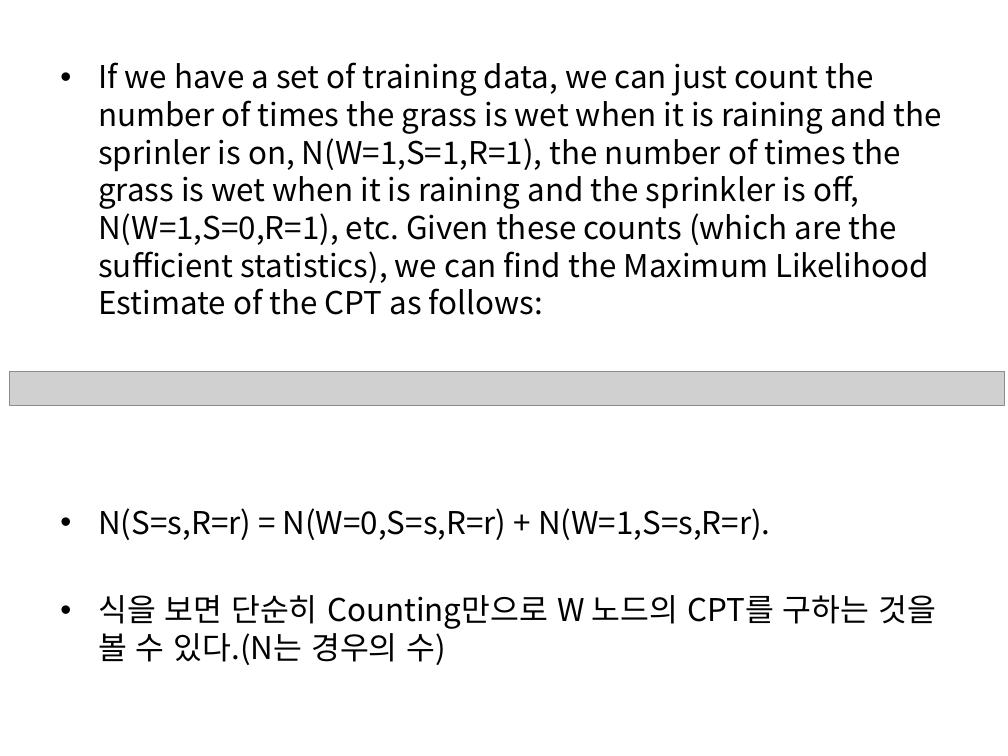
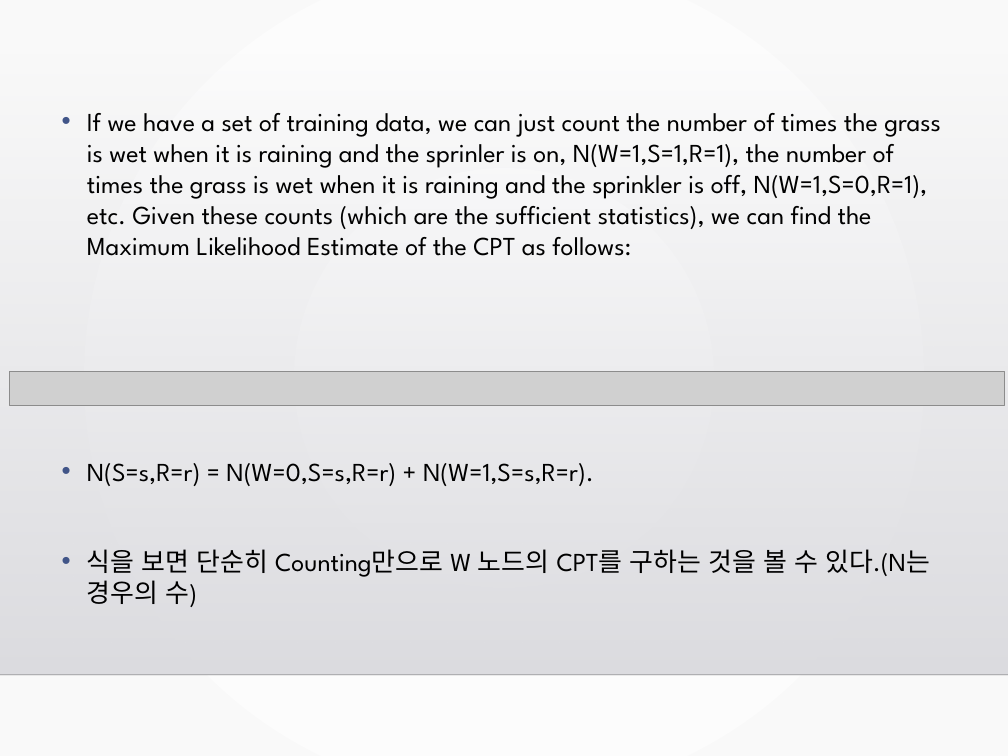
Before and after one commit to LEECHHE/capstone, a slide deck: slide 17 of papers/Bayesian.Network.pptx (slide 18 before the commit). Drawn at 1008x756 pixels with LibreOffice and Linux fonts; fonts in the diff are those of the drawing; grey boxes stand for pictures; background and template pictures are left out. Boxes give left, top, right and bottom in pixels: in the first picture for what was removed or moved away, otherwise in the second. Text is boxed around its words. In the diff, an @@ line names an element or a change of style, - is before the commit and + after.

```diff
--- a/papers/Bayesian.Network.pptx
+++ b/papers/Bayesian.Network.pptx
@@ background #FFFFFF to gradient #FFFFFF to #FAFAFA @@
@@ rectangle added at (0,51,1008,674), fill gradient #DCDCE0 to #DEDEE2 @@
@@ text "If we have a set ...": place and size @@
-text "If we have a set ..." at (98,62,942,665)
+text "If we have a set ..." at (87,113,941,607)
@@ text "If we have a set ..." at (87,113,941,607): size 22.4 to 18.5 pt, font Noto Sans CJK KR to League Spartan; indent changed; more space between paragraphs @@
@@ line added from (0, 674) to (1008, 674), #000001 1 pt @@
```
Also in this commit, not shown: 16 other slides changed, 4 slides added, 1 slide removed, 3 other files.
